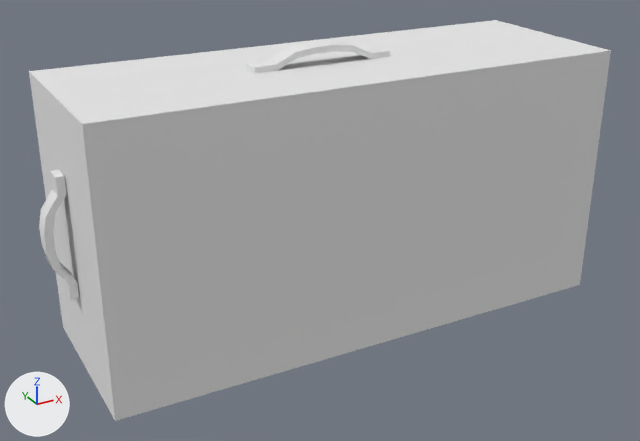
Before and after pictures for a commit that changed the Blender file dev/blender/c172p-baggage.blend.
The view is the same before and after, from a 50 mm lens placed at (-0.418, -0.728, 0.334), pointed at (-0.023, -0.01, -0.025). Arrows for +X, +Y and +Z are at lower left; the lights stay in place. The picture after the commit comes second. The same objects are shown in both versions, whatever each file hides.

The older version as bpy lines, for what is in view:
```python
mat_defaultwhite_001 = diffuse_material('DefaultWhite.001')
mat_defaultwhite_001.base_color = (0.8, 0.8, 0.8)  # white #e7e7e7
me_suitcase_001 = bpy.data.meshes.new('suitcase.001')
me_suitcase_001.from_pydata(...)  # 72 vertices, 51 faces; spans x -0.291..0.268, y -0.09..0.09, z -0.135..0.151
me_suitcase_001.polygons.foreach_set('use_smooth', [True] * 51)
me_suitcase_001.materials.append(mat_defaultwhite_001)  # white #e7e7e7
ob_suitcase2 = bpy.data.objects.new('suitcase2', me_suitcase_001)
ob_suitcase2.location = (0.0, 0.0, 0.0)
ob_suitcase2.show_transparent = True
```
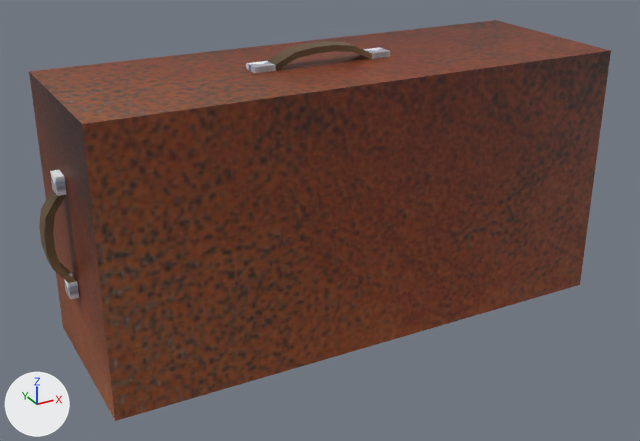
Diff of the bpy script that builds the scene:
```diff
--- a/dev/blender/c172p-baggage.blend.py
+++ b/dev/blender/c172p-baggage.blend.py
@@ img_colors_png_002 @@
+img_colors_png_002 = load_image('colors.png.002', '../../Models/Interior/Baggages/colors.png', 512, 512, 'sRGB')
@@ mat_defaultwhite_001 @@
-mat_defaultwhite_001 = diffuse_material('DefaultWhite.001')
-mat_defaultwhite_001.base_color = (0.8, 0.8, 0.8)  # white #e7e7e7
+mat_defaultwhite_001 = principled_material('DefaultWhite.001')
+mat_defaultwhite_001.texture = img_colors_png_002
```

What differs and where, as boxes (x1, y1, x2, y2) in the pictures (640 x 441 px):
'suitcase2', surface changed (white to brown): (29, 20, 611, 421) in both
